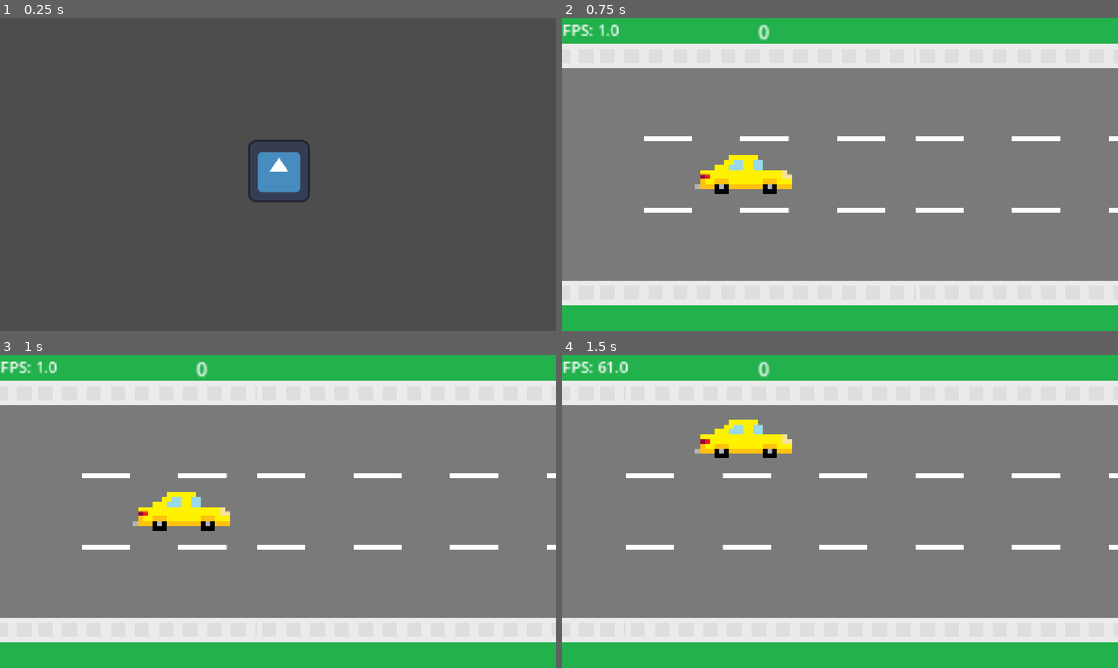
Above: before the commit, frames 1-4 (two rows, left to right).
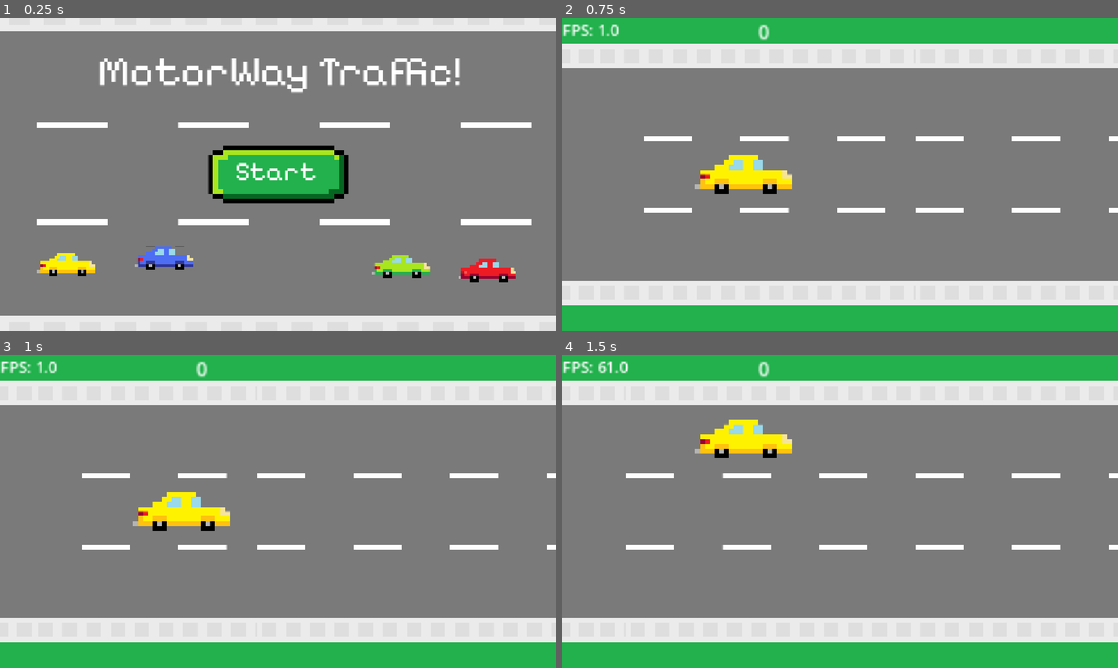
Above: after the commit, the same moments.

Repository: DevEhanTariq/first-game
Game: Godot game, scene res://mainmenu.tscn
Two runs of this game, one before a commit and one after it. Both use one fixed random seed, a clock stepped at 60 frames per second and the inputs below. The engine's default icon, where the game draws it, is replaced by a stand-in: a white triangle on a blue panel in a dark square.
Inputs (mouse positions are in pixels of both pictures, inside the frame that each line leads up to):
- Up to frame 1 (0.25 s): no input
- Up to frame 2 (0.75 s): click (840, 171) at 0.52 s
- Up to frame 3 (1 s): no input
- Up to frame 4 (1.5 s): hold W (up) from 1.28 s (still down)

The runs differ from the first frame. In frame 1, 100% of the frame differs, in the area x 0-100%, y 0-100%; in frame 2, nothing differs; in frame 3, nothing differs; in frame 4, nothing differs.

Commit message:
Feat: Main menu design complete
- Finished the design of the main menu
- Added a custom font

Diff:
--- a/mainmenu.tscn
+++ b/mainmenu.tscn
@@ -1,19 +1,83 @@
 [gd_scene format=3 uid="uid://ctsjpgtrbk488"]
 
 [ext_resource type="Script" uid="uid://btp5rcplnumug" path="res://mainmenu.gd" id="1_cmhrf"]
-[ext_resource type="Texture2D" uid="uid://djvmcr0nyfm0j" path="res://icon.svg" id="2_d2nv2"]
+[ext_resource type="Texture2D" uid="uid://cq0i1e1i2lms3" path="res://Assets/Start.png" id="2_d2nv2"]
+[ext_resource type="Texture2D" uid="uid://oy5aje7k8d04" path="res://Assets/Grass.png" id="3_igs2m"]
+[ext_resource type="Texture2D" uid="uid://c3ho1c011kbbp" path="res://Assets/Road.png" id="4_3pujl"]
+[ext_resource type="Texture2D" uid="uid://ckslsxyly0cxo" path="res://Assets/vehicleSpriteSheet.png" id="5_3pujl"]
+[ext_resource type="FontFile" uid="uid://clxwsglkrnbrp" path="res://Assets/Fonts/PixelifySans-VariableFont_wght.ttf" id="6_7uvds"]
 
 [node name="mainmenu" type="Node2D" unique_id=339325134]
 script = ExtResource("1_cmhrf")
 
 [node name="Start" type="Button" parent="." unique_id=94479950]
-offset_left = -66.0
-offset_top = -75.0
-offset_right = 70.0
-offset_bottom = 61.0
+top_level = true
+offset_left = -306.0
+offset_top = -162.0
+offset_right = 1702.0
+offset_bottom = 1846.0
+scale = Vector2(0.5, 0.5)
 icon = ExtResource("2_d2nv2")
 flat = true
+icon_alignment = 1
 
 [node name="Camera2D" type="Camera2D" parent="." unique_id=182847465]
 
+[node name="Grass" type="Sprite2D" parent="." unique_id=469433060]
+position = Vector2(-46, -50)
+scale = Vector2(1.5455, 1)
+texture = ExtResource("3_igs2m")
+
+[node name="Road" type="Sprite2D" parent="." unique_id=552929337]
+position = Vector2(-60, -1.9999998)
+scale = Vector2(0.73174995, 0.66990745)
+texture = ExtResource("4_3pujl")
+
+[node name="VehicleSpriteSheet" type="Sprite2D" parent="." unique_id=1932023098]
+position = Vector2(-439, 186)
+scale = Vector2(0.3, 0.3)
+texture = ExtResource("5_3pujl")
+region_enabled = true
+region_rect = Rect2(0, 0, 400, 160)
+
+[node name="VehicleSpriteSheet2" type="Sprite2D" parent="." unique_id=387646145]
+position = Vector2(-237, 173)
+scale = Vector2(0.3, 0.3)
+texture = ExtResource("5_3pujl")
+region_enabled = true
+region_rect = Rect2(0, 160, 400, 160)
+
+[node name="VehicleSpriteSheet3" type="Sprite2D" parent="." unique_id=1034958172]
+position = Vector2(254, 190)
+scale = Vector2(0.3, 0.3)
+texture = ExtResource("5_3pujl")
+region_enabled = true
+region_rect = Rect2(0, 320, 400, 160)
+
+[node name="VehicleSpriteSheet4" type="Sprite2D" parent="." unique_id=681785316]
+position = Vector2(434, 199)
+scale = Vector2(0.3, 0.3)
+texture = ExtResource("5_3pujl")
+region_enabled = true
+region_rect = Rect2(0, 480, 400, 160)
+
+[node name="Label" type="Label" parent="." unique_id=88458060]
+offset_left = -374.0
+offset_top = -266.0
+offset_right = 381.0
+offset_bottom = -151.0
+theme_override_fonts/font = ExtResource("6_7uvds")
+theme_override_font_sizes/font_size = 86
+text = "MotorWay Traffic!"
+
+[node name="Label2" type="Label" parent="." unique_id=2122510138]
+top_level = true
+offset_left = -89.0
+offset_top = -38.0
+offset_right = 666.0
+offset_bottom = 77.0
+theme_override_fonts/font = ExtResource("6_7uvds")
+theme_override_font_sizes/font_size = 54
+text = "Start"
+
 [connection signal="pressed" from="Start" to="." method="_on_start_pressed"]
Not shown, added: Assets/Fonts/OFL.txt
Binary file added: Assets/Fonts/PixelifySans-VariableFont_wght.ttf
Not shown, added: Assets/Fonts/PixelifySans-VariableFont_wght.ttf.import
Not shown, added: Assets/Fonts/README.txt
Binary file added: Assets/Fonts/static/PixelifySans-Bold.ttf
Not shown, added: Assets/Fonts/static/PixelifySans-Bold.ttf.import
Binary file added: Assets/Fonts/static/PixelifySans-Medium.ttf
Not shown, added: Assets/Fonts/static/PixelifySans-Medium.ttf.import
Binary file added: Assets/Fonts/static/PixelifySans-Regular.ttf
Not shown, added: Assets/Fonts/static/PixelifySans-Regular.ttf.import
Binary file added: Assets/Fonts/static/PixelifySans-SemiBold.ttf
Not shown, added: Assets/Fonts/static/PixelifySans-SemiBold.ttf.import
(and 5 more such lines)
